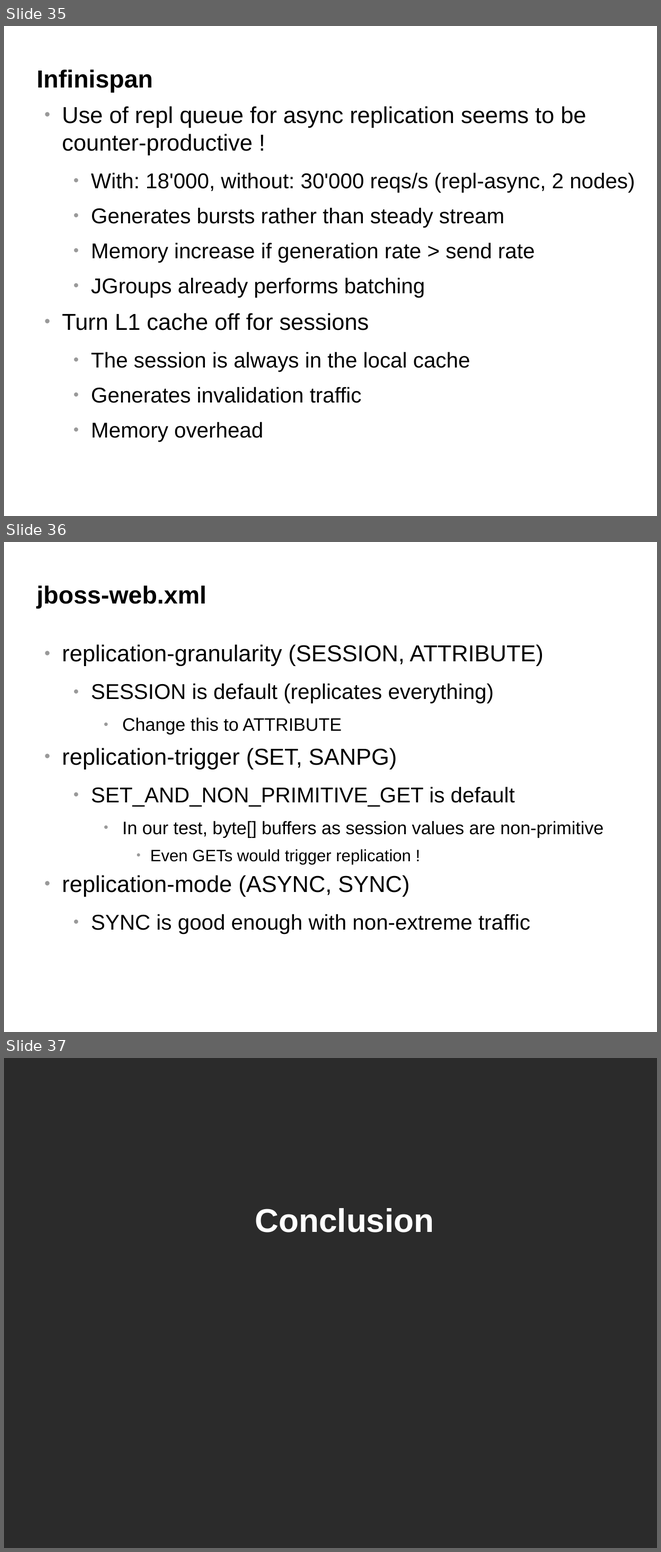
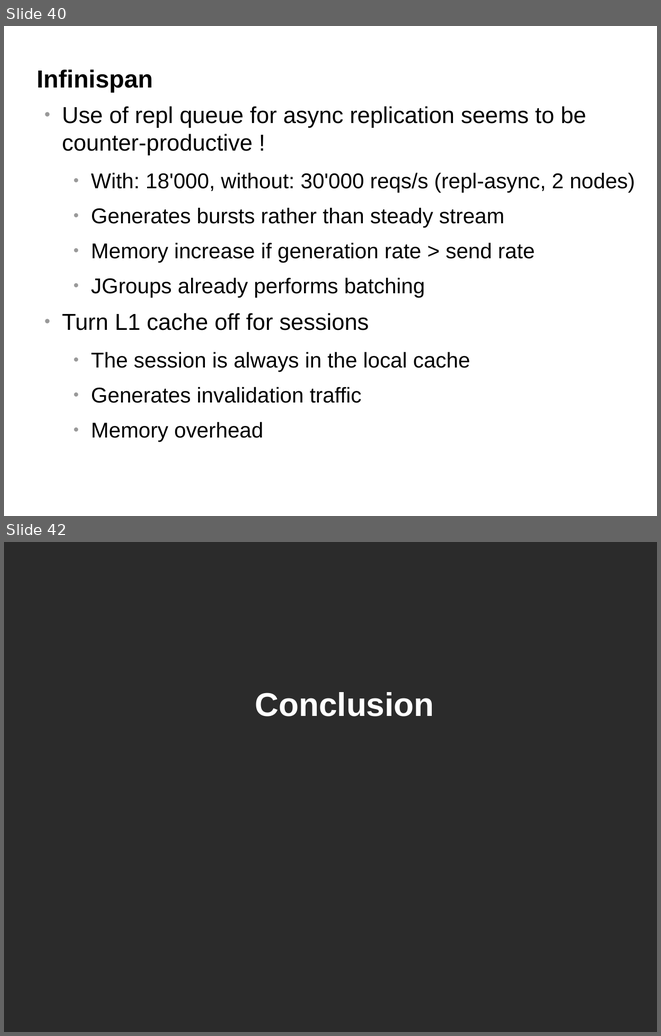
Before and after one commit to belaban/SessionPerf, a slide deck: docs/jbw2012.odp. Shown one above the other, each under a label of ours: slides 35, 36 and 37 before the commit, slides 40 and 42 after it; the slides between them are not shown. The pictures are 661x1552 and 661x1036 pixels, drawn with LibreOffice and Linux fonts; fonts in the diff are those of the drawing; background and template pictures are left out; a plain dark background stands for a picture behind light text. Boxes give left, top, right and bottom in pixels: in the first picture for what was removed or moved away, otherwise in the second. Text is boxed around its words. In the diff, an @@ line names an element or a change of style, - is before the commit and + after.

```diff
--- a/docs/jbw2012.odp
+++ b/docs/jbw2012.odp
@@ slide 36 removed at (4,542,657,1032), background #FFFFFF @@
@@ title removed at (37,585,206,608) @@
-jboss-web.xml
@@ text removed at (62,644,603,934) @@
-● replication-granularity (SESSION, ATTRIBUTE)
-  ● SESSION is default (replicates everything)
-    ● Change this to ATTRIBUTE
-● replication-trigger (SET, SANPG)
-  ● SET_AND_NON_PRIMITIVE_GET is default
-    ● In our test, byte[] buffers as session values are non-primitive
-      ● Even GETs would trigger replication !
-● replication-mode (ASYNC, SYNC)
-  ● SYNC is good enough with non-extreme traffic
@@ what was slide 35 is now slide 40 @@
@@ what was slide 37 is now slide 42 @@
```
Also in this commit, not shown: 6 slides changed, 9 slides added, 3 other slides removed.
